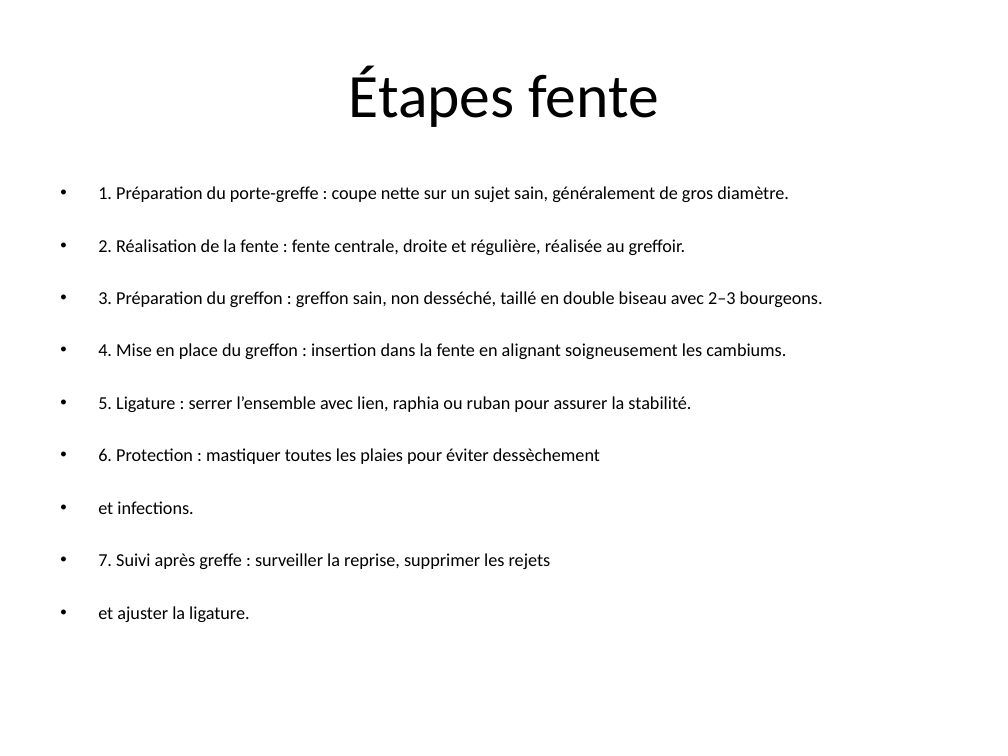
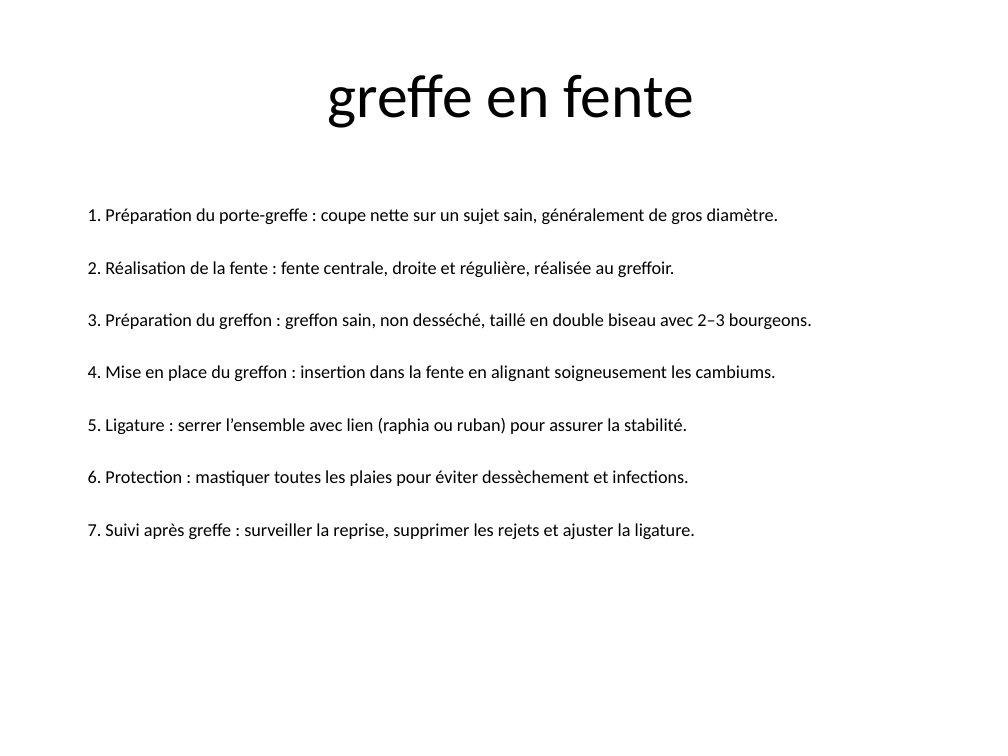
Before and after one commit to tranber28/greffe-arbres, a slide deck: slide 25 of greffe_arbres_final.odp (slide 26 before the commit). Drawn at 1008x756 pixels with LibreOffice and Linux fonts; fonts in the diff are those of the drawing. Boxes give left, top, right and bottom in pixels: in the first picture for what was removed or moved away, otherwise in the second. Text is boxed around its words. In the diff, an @@ line names an element or a change of style, - is before the commit and + after.

```diff
--- a/greffe_arbres_final.odp
+++ b/greffe_arbres_final.odp
@@ title at bbox=[328, 74, 693, 128]: text changed @@
-Étapes fente
+greffe en fente
@@ text "1. Préparation du porte-greffe : ...": place and size @@
-text "1. Préparation du porte-greffe : ..." at bbox=[98, 186, 823, 622]
+text "1. Préparation du porte-greffe : ..." at bbox=[88, 208, 812, 539]
@@ text at bbox=[88, 208, 812, 381]: bullet • to none @@
@@ text at bbox=[88, 418, 695, 539]: text changed @@
-• 5. Ligature : serrer l’ensemble avec lien, raphia ou ruban pour assurer la stabilité.
-• 6. Protection : mastiquer toutes les plaies pour éviter dessèchement
-• et infections.
-• 7. Suivi après greffe : surveiller la reprise, supprimer les rejets
-• et ajuster la ligature.
+5. Ligature : serrer l’ensemble avec lien (raphia ou ruban) pour assurer la stabilité.
+6. Protection : mastiquer toutes les plaies pour éviter dessèchement et infections.
+7. Suivi après greffe : surveiller la reprise, supprimer les rejets et ajuster la ligature.
```
Also in this commit, not shown: 30 other slides changed, 4 slides added, 3 slides removed.
